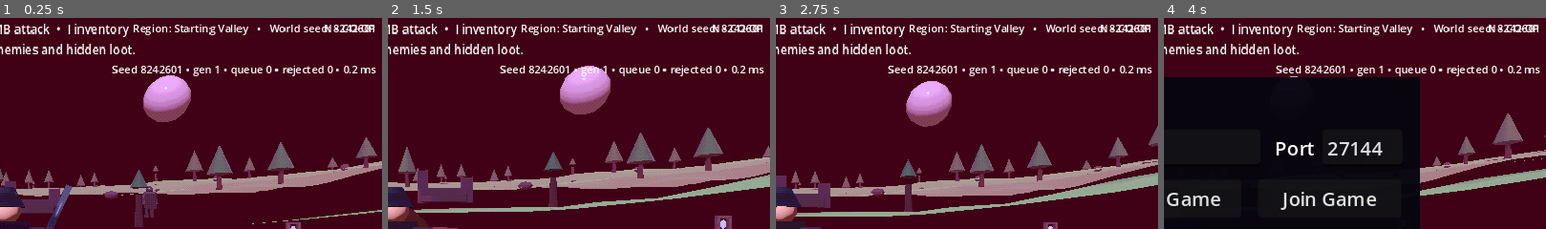
Above: before the commit, frames 1-4 (left to right).
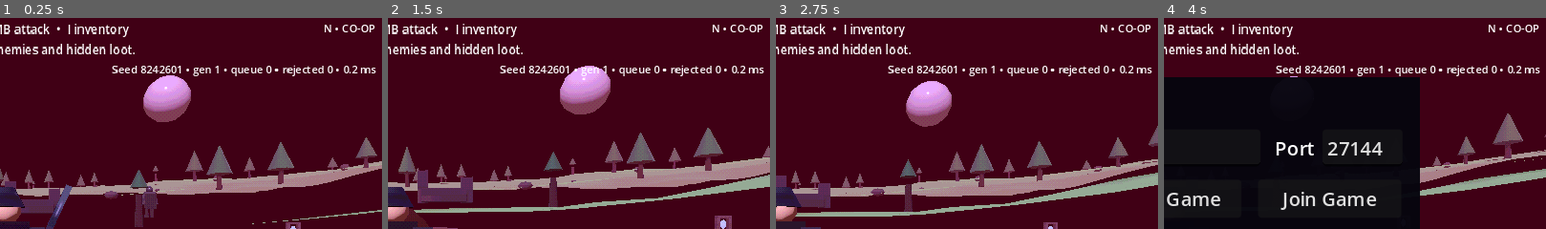
Above: after the commit, the same moments.

Repository: jasonjllind-cpu/aispel
Game: Godot game, scene res://main.tscn
Same seed, same stepped clock (60 frames per second), same inputs: the game is played once before the commit and once after it.
Inputs (mouse positions are % of the whole screen's width and height, from its top left):
- Up to frame 1 (0.25 s): no input
- Up to frame 2 (1.5 s): tap Enter at 0.5 s; move the mouse to (55, 49) at 0.52 s; press the mouse at (55, 49) at 0.53 s; hold W (move_forward) from 0.53 s (still down); tap Space (jump) at 0.77 s; move the mouse to (45, 50) at 1.27 s; release the mouse at (45, 50) at 1.28 s; tap R (equip_next) at 1.35 s
- Up to frame 3 (2.75 s): keep holding W (move_forward); tap Space (jump) at 1.52, 2 s; move the mouse to (52, 47) at 2.02 s; hold E (interact) from 2.03 s (still down)
- Up to frame 4 (4 s): keep holding W (move_forward); tap Enter at 2.75 s; move the mouse to (49, 51) at 2.77 s; release E (interact) at 2.78 s; tap Shift (sprint) at 2.85 s; tap Space (jump) at 3.02, 3.77 s; move the mouse to (57, 50) at 3.52 s; tap N at 3.6 s
The pictures show only the part of the screen within x 49-99%, y 0-50%; the shares and areas given below are measured in that part.

The runs differ from the first frame. In frame 1, 1.1% of the frame differs, in the area x 35-98%, y 2-9%; in frame 2, 1.1%; in frame 3, 1.1%; in frame 4, 1.1%.

Commit message:
Remove overlapping runtime debug HUD

Diff:
--- a/scripts/world/region_manager_runtime.gd
+++ b/scripts/world/region_manager_runtime.gd
@@ -7,6 +7,12 @@
 const CATALOG_UNLOAD_RADIUS: float = 185.0
 
 var landmark_builder: RefCounted = LANDMARK_BUILDER_SCRIPT.new()
+
+func _build_region_ui() -> void:
+	super._build_region_ui()
+	if debug_label != null:
+		debug_label.free()
+		debug_label = null
 
 func _build_backbone_routes() -> void:
 	# The inherited manager creates the prototype route geometry during install,
